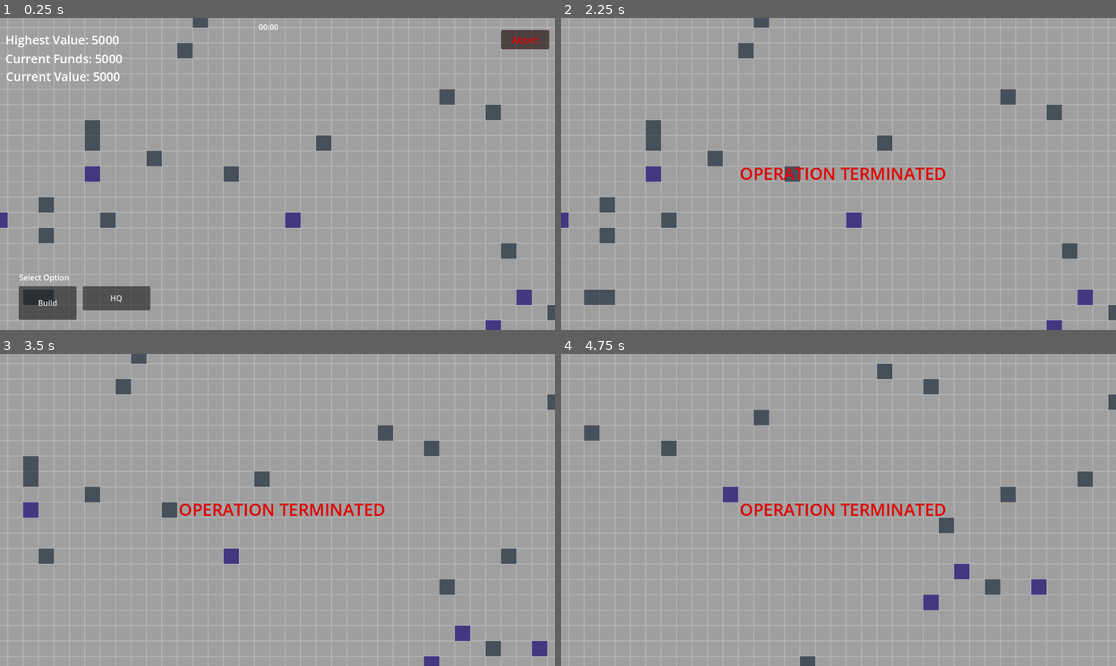
Above: before the commit, frames 1-4 (two rows, left to right).
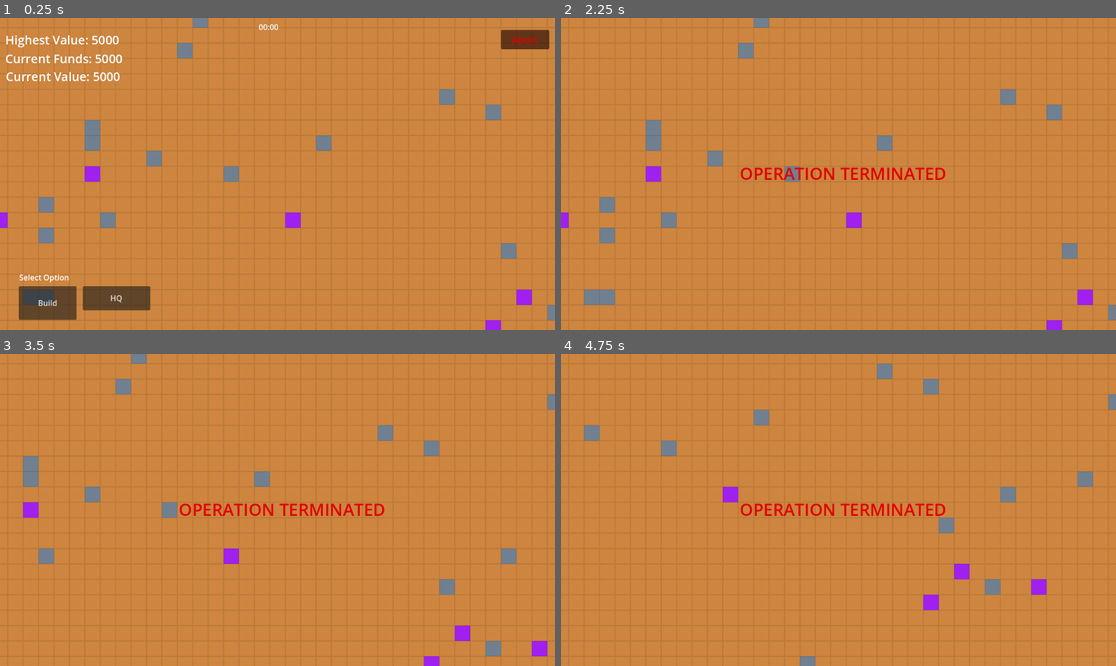
Above: after the commit, the same moments.

Repository: dwlee0802/BusinessTD
Game: Godot game, scene res://Scenes/game.tscn
Same seed, same stepped clock (60 frames per second), same inputs: the game is played once before the commit and once after it.
Inputs (mouse positions are in pixels of both pictures, inside the frame that each line leads up to):
- Up to frame 1 (0.25 s): no input
- Up to frame 2 (2.25 s): click "Build" at 0.5 s; click "Abort" at 1.25 s; click "Confirm" at 2 s
- Up to frame 3 (3.5 s): tap Enter at 2.75 s; move the mouse to (399, 494) at 2.77 s; hold D from 2.78 s (still down); click (399, 494) at 2.92 s
- Up to frame 4 (4.75 s): tap Space at 3.5 s; move the mouse to (727, 525) at 3.52 s; release D at 3.53 s; hold S 3.53-4.28 s; click (727, 525) at 3.67 s; tap Enter at 4.25 s; move the mouse to (894, 441) at 4.27 s; hold D from 4.28 s (still down); click (894, 441) at 4.42 s

The runs differ from the first frame. In frame 1, 99% of the frame differs, in the area x 0-100%, y 0-100%; in frame 2, 99%; in frame 3, 99%; in frame 4, 99%.

Commit message:
Unit Menu is no longer updated every frame.

Diff:
--- a/Scenes/HQ.tscn
+++ b/Scenes/HQ.tscn
@@ -22,14 +22,14 @@
 collision_mask = 0
 script = ExtResource("1_njw0n")
 
-[node name="CollisionShape2D" type="CollisionShape2D" parent="."]
-shape = SubResource("RectangleShape2D_e8nbd")
-debug_color = Color(0.972549, 0, 0.447059, 0.419608)
-
 [node name="HQBodySprite" type="Sprite2D" parent="."]
 texture_filter = 1
 scale = Vector2(4, 4)
 texture = ExtResource("2_5wjaa")
+
+[node name="CollisionShape2D" type="CollisionShape2D" parent="."]
+shape = SubResource("RectangleShape2D_e8nbd")
+debug_color = Color(0.972549, 0, 0.447059, 0.419608)
 
 [node name="TurretBarrelSprite" type="Sprite2D" parent="."]
 texture_filter = 1
@@ -44,11 +44,13 @@
 collision_mask = 10
 script = ExtResource("4_sn4ns")
 
-[node name="APAreaSprite" type="Sprite2D" parent="TurretBarrelSprite/APShapeCast"]
+[node name="APAreaSprite" type="Sprite2D" parent="TurretBarrelSprite"]
 visible = false
 modulate = Color(1, 1, 1, 0.188235)
-rotation = -0.000442344
-scale = Vector2(203.477, 3.23246)
+position = Vector2(143.75, 0)
+rotation = -0.00136653
+scale = Vector2(207.449, 10.1809)
+skew = 0.00122333
 texture = ExtResource("5_lwoue")
 
 [node name="Healthbar" type="Sprite2D" parent="."]
@@ -59,12 +61,14 @@
 centered = false
 
 [node name="ShapeCast2D" type="ShapeCast2D" parent="."]
+visible = false
 shape = SubResource("CircleShape2D_c5605")
 target_position = Vector2(0, 0)
 collision_mask = 10
 script = ExtResource("4_sn4ns")
 
 [node name="SupplyShapeCast" type="ShapeCast2D" parent="."]
+visible = false
 shape = SubResource("CircleShape2D_u1shi")
 target_position = Vector2(0, 0)
 collision_mask = 10
--- a/Scenes/UnitMenu.gd
+++ b/Scenes/UnitMenu.gd
@@ -4,52 +4,97 @@
 
 var ammoChoiceMenu
 
+var nameUI
+var sellButton
+var upkeepUI
+var attackSpeedMenu
+var networkButton
+
 # Called when the node enters the scene tree for the first time.
 func _ready():
 	game = get_parent().get_parent().get_parent().get_parent()
-	ammoChoiceMenu = get_node("AmmoChoiceMenu/OptionButton")
+	ammoChoiceMenu = get_node("AmmoChoiceMenu")
+	nameUI = get_node("Name")
+	sellButton = get_node("SellButton")
+	upkeepUI = get_node("Upkeep")
+	attackSpeedMenu = get_node("AttackSpeedMenu")
+	networkButton = get_node("NetworkConnectionButton")
 
-# Called every frame. 'delta' is the elapsed time since the previous frame.
+
 func _process(delta):
-	if game.selectedUnit != null:
-		visible = true
-		var name
-		if game.selectedUnit.type == 3:
-			name = "Network Tower at "
-			get_node("Name").text = name + str(game.selectedUnit.placedTile.row) + ", " + str(game.selectedUnit.placedTile.col)
-			get_node("SellButton").visible = true
-			get_node("Upkeep").text = "Upkeep: 2"
-			get_node("AmmoChoiceMenu").visible = false
-			get_node("AttackSpeedMenu").visible = false
-		elif game.selectedUnit.type == 2:
-			name = "Mining Drill at "
-			get_node("SellButton").visible = true
-			get_node("Name").text = name + str(game.selectedUnit.placedTile.row) + ", " + str(game.selectedUnit.placedTile.col)
-			get_node("Upkeep").text = "Upkeep: 2"
-			get_node("AmmoChoiceMenu").visible = false
-			get_node("AttackSpeedMenu").visible = false
-		else:
-			ammoChoiceMenu.selected = game.selectedUnit.ammoType
+	if game.selectedUnit == null:
+		visible = false
 
-			var buttons = []
-			buttons.append(get_node("AttackSpeedMenu/Low"))
-			buttons.append(get_node("AttackSpeedMenu/Base"))
-			buttons.append(get_node("AttackSpeedMenu/High"))
-			for i in range(3):
-				if game.selectedUnit.fireRateMode == i:
-					buttons[i].disabled = true
-				else:
-					buttons[i].disabled = false
 
-			if game.selectedUnit.type == 0:
-				name = "Turret at "
-				get_node("SellButton").visible = true
-				get_node("Name").text = name + str(game.selectedUnit.placedTile.row) + ", " + str(game.selectedUnit.placedTile.col)
-				get_node("Upkeep").text = "Upkeep: " + str(game.selectedUnit.fireRateMode - 1 + game.selectedUnit.upkeep[game.selectedUnit.type])
-			elif game.selectedUnit.type == 1:
-				name = "HQ at "
-				get_node("SellButton").visible = false
-				get_node("Name").text = name + str(game.selectedUnit.placedTile.row) + ", " + str(game.selectedUnit.placedTile.col)
-				get_node("Upkeep").text = "Upkeep: " + str(game.selectedUnit.fireRateMode - 1 + game.selectedUnit.upkeep[game.selectedUnit.type])
+func ShowUnit(unit = game.selectedUnit):
+	visible = true
+
+	var selectedUnit = unit
+	var unitName = ""
+	networkButton.visible = false
+	sellButton.visible = false
+	upkeepUI.visible = false
+	ammoChoiceMenu.visible = false
+	attackSpeedMenu.visible = false
+
+	# turret
+	if selectedUnit.type == 0:
+		ammoChoiceMenu.get_node("OptionButton").selected = selectedUnit.ammoType
+		ammoChoiceMenu.visible = true
+		attackSpeedMenu.visible = true
+		sellButton.visible = true
+		upkeepUI.visible = true
+		upkeepUI.text = "Upkeep: " + str(selectedUnit.upkeep[selectedUnit.type]) + " per second"
+
+		unitName = "Turret at " + str(game.selectedUnit.placedTile.row) + ", " + str(game.selectedUnit.placedTile.col)
+		var buttons = []
+		buttons.append(get_node("AttackSpeedMenu/Low"))
+		buttons.append(get_node("AttackSpeedMenu/Base"))
+		buttons.append(get_node("AttackSpeedMenu/High"))
+
+		for i in range(3):
+			if game.selectedUnit.fireRateMode == i:
+				buttons[i].disabled = true
+			else:
+				buttons[i].disabled = false
+
+	# HQ
+	elif selectedUnit.type == 1:
+		unitName = "HQ at " + str(game.selectedUnit.placedTile.row) + ", " + str(game.selectedUnit.placedTile.col)
+		ammoChoiceMenu.get_node("OptionButton").selected = selectedUnit.ammoType
+		ammoChoiceMenu.visible = true
+		attackSpeedMenu.visible = true
+		sellButton.visible = false
+		upkeepUI.visible = true
+		upkeepUI.text = "Upkeep: " + str(selectedUnit.upkeep[selectedUnit.type]) + " per second"
+
+		var buttons = []
+		buttons.append(get_node("AttackSpeedMenu/Low"))
+		buttons.append(get_node("AttackSpeedMenu/Base"))
+		buttons.append(get_node("AttackSpeedMenu/High"))
+
+		for i in range(3):
+			if game.selectedUnit.fireRateMode == i:
+				buttons[i].disabled = true
+			else:
+				buttons[i].disabled = false
+
+	# Drill
+	elif selectedUnit.type == 2:
+		sellButton.visible = true
+		upkeepUI.visible = true
+		unitName = "Mining Drill at " + str(game.selectedUnit.placedTile.row) + ", " + str(game.selectedUnit.placedTile.col)
+		upkeepUI.text = "Upkeep: 2 per second"
+
+	# network tower
+	elif selectedUnit.type == 3:
+		sellButton.visible = true
+		upkeepUI.visible = true
+		unitName = "Network Tower at " + str(game.selectedUnit.placedTile.row) + ", " + str(game.selectedUnit.placedTile.col)
+		upkeepUI.text = "Upkeep: 2 per second"
+		networkButton.visible = true
+
 	else:
-		visible = false
+		print("ERROR! Wrong building type.")
+
+	nameUI.text = unitName
--- a/Scenes/damage_popup.tscn
+++ b/Scenes/damage_popup.tscn
@@ -13,3 +13,5 @@
 text = "[b]100[/b]"
 fit_content = true
 script = ExtResource("1_bqnwc")
+
+[node name="AnimationPlayer" type="AnimationPlayer" parent="."]
--- a/Scenes/game.gd
+++ b/Scenes/game.gd
@@ -9,6 +9,7 @@
 var networkTowerScene = preload("res://Scenes/network_tower.tscn")
 
 var waitingForBuildLocation: bool = false
+var waitingForTowerConnectionTarget: bool = false
 var buildType
 
 var mouseOnTile
@@ -65,7 +66,6 @@
 
 # Called every frame. 'delta' is the elapsed time since the previous frame.
 func _process(delta):
-
 	if not playerStructures.is_empty():
 		operationTime += delta
 		operationTimeUI.text = str(int(operationTime)) + ":" + str(int(operationTime * 100) % 100)
@@ -111,6 +111,7 @@
 		elif len(result) == 2:
 			selectedTile = result[0].collider
 			selectedUnit = result[1].collider
+			get_node("Camera/CanvasLayer/InGameUI/UnitMenu").ShowUnit(selectedUnit)
 		else:
 			selectedTile = null
 			selectedUnit = null
@@ -223,9 +224,6 @@
 
 
 
-
-
-
 # returns a list of tiles in a N x N square centered at center tile
 # if not possible, returns null
 func GetSquare(center, N):
@@ -317,12 +315,17 @@
 
 func _on_attack_speed_button_pressed(extra_arg_0):
 	selectedUnit.ChangeFireRate(extra_arg_0)
+	get_node("Camera/CanvasLayer/InGameUI/UnitMenu").ShowUnit(selectedUnit)
 
 
 func _on_option_button_item_selected(index):
 	selectedUnit.ChangeAmmoType(index)
+	get_node("Camera/CanvasLayer/InGameUI/UnitMenu").ShowUnit(selectedUnit)
+	mouseInUI = false
 
 
 func _on_sell_button_pressed():
 	operationFunds += buildingCosts[selectedUnit.type] * 0.8
 	selectedUnit.hitPoints = 0
+	selectedUnit = null
+	mouseInUI = false
--- a/Scenes/game.tscn
+++ b/Scenes/game.tscn
@@ -90,6 +90,7 @@
 
 [node name="NetworkTowerButton" type="Button" parent="Camera/CanvasLayer/InGameUI/BuildMenu/BuildButton/BuildOptionsMenu"]
 visible = false
+layout_mode = 0
 offset_left = 425.0
 offset_right = 565.0
 offset_bottom = 50.0
@@ -285,6 +286,14 @@
 offset_right = 114.0
 offset_bottom = 26.0
 text = "Attack Speed"
+
+[node name="NetworkConnectionButton" type="Button" parent="Camera/CanvasLayer/InGameUI/UnitMenu"]
+visible = false
+layout_mode = 0
+offset_top = 75.0
+offset_right = 72.0
+offset_bottom = 106.0
+text = "Connect"
 
 [node name="OperationTimeUI" type="Label" parent="Camera/CanvasLayer/InGameUI"]
 layout_mode = 0
@@ -332,3 +341,5 @@
 [connection signal="mouse_entered" from="Camera/CanvasLayer/InGameUI/UnitMenu/AttackSpeedMenu/Low" to="." method="_on_mouse_entered_ui"]
 [connection signal="mouse_exited" from="Camera/CanvasLayer/InGameUI/UnitMenu/AttackSpeedMenu/Low" to="." method="_on_mouse_exited_ui"]
 [connection signal="pressed" from="Camera/CanvasLayer/InGameUI/UnitMenu/AttackSpeedMenu/Low" to="." method="_on_attack_speed_button_pressed" binds= [0]]
+[connection signal="mouse_entered" from="Camera/CanvasLayer/InGameUI/UnitMenu/NetworkConnectionButton" to="." method="_on_mouse_entered_ui"]
+[connection signal="mouse_exited" from="Camera/CanvasLayer/InGameUI/UnitMenu/NetworkConnectionButton" to="." method="_on_mouse_exited_ui"]
--- a/Scenes/network_tower.gd
+++ b/Scenes/network_tower.gd
@@ -2,7 +2,7 @@
 
 var placedTile
 
-var type
+var type: int = 3
 
 var hitPoints: int = 250
 
--- a/Scenes/tile.gd
+++ b/Scenes/tile.gd
@@ -27,9 +27,11 @@
 func _ready():
 	game = get_parent().get_parent()
 	if isDeposit:
-		get_node("Sprite2D").modulate = Color.SLATE_BLUE
+		get_node("Sprite2D").modulate = Color.PURPLE
 	elif isSlowDown:
 		get_node("Sprite2D").modulate = Color.SLATE_GRAY
+	else:
+		get_node("Sprite2D").modulate = Color.PERU
 
 
 func _to_string():
--- a/Scenes/turret.gd
+++ b/Scenes/turret.gd
@@ -62,6 +62,9 @@
 		for tile in tiles:
 			for item in tile:
 				item.occupied = false
+
+		if game.selectedUnit == self:
+			game.selectedUnit = null
 
 		queue_free()
 
@@ -144,7 +147,7 @@
 func ChangeAmmoType(ammotype):
 	ammoType = ammotype
 
-	get_node("TurretBarrelSprite/APShapeCast/APAreaSprite").visible = false
+	get_node("TurretBarrelSprite/APAreaSprite").visible = false
 
 	# regular
 	if ammoType == 0:
@@ -152,7 +155,7 @@
 	# AP
 	if ammoType == 1:
 		print("changed ammo to AP")
-		get_node("TurretBarrelSprite/APShapeCast/APAreaSprite").visible = true
+		get_node("TurretBarrelSprite/APAreaSprite").visible = true
 	# Incendiary
 	if ammoType == 2:
 		print("changed ammo to Incendiary")
--- a/Scenes/turret.tscn
+++ b/Scenes/turret.tscn
@@ -42,11 +42,11 @@
 collision_mask = 10
 script = ExtResource("4_6shgm")
 
-[node name="APAreaSprite" type="Sprite2D" parent="TurretBarrelSprite/APShapeCast"]
+[node name="APAreaSprite" type="Sprite2D" parent="TurretBarrelSprite"]
 visible = false
 modulate = Color(1, 1, 1, 0.188235)
-position = Vector2(15.6937, 0)
-scale = Vector2(541.431, 7.62004)
+position = Vector2(133.75, 0)
+scale = Vector2(230, 10)
 texture = ExtResource("5_2kkv7")
 
 [node name="ShapeCast2D" type="ShapeCast2D" parent="."]
Binary file changed: Art/tile.png
